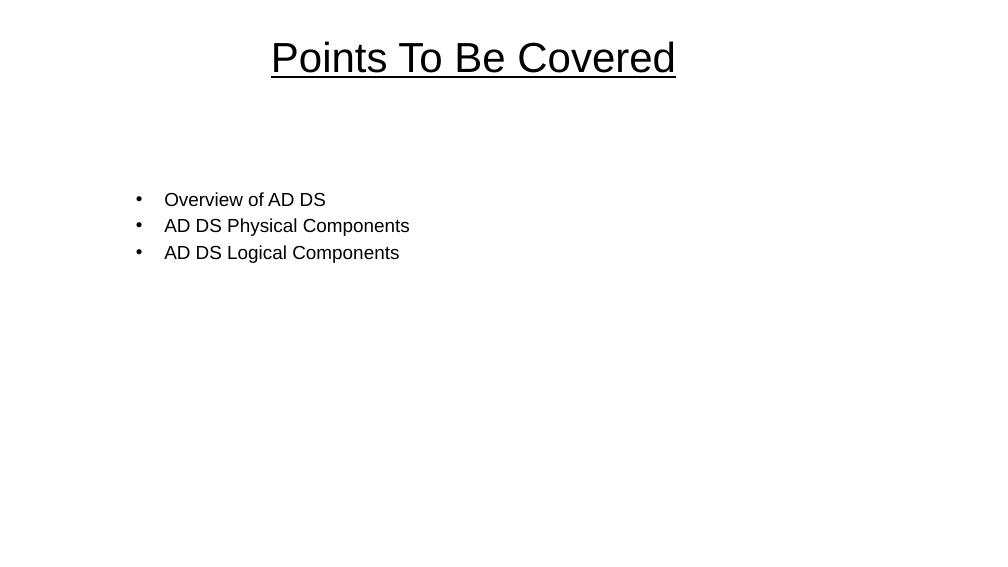
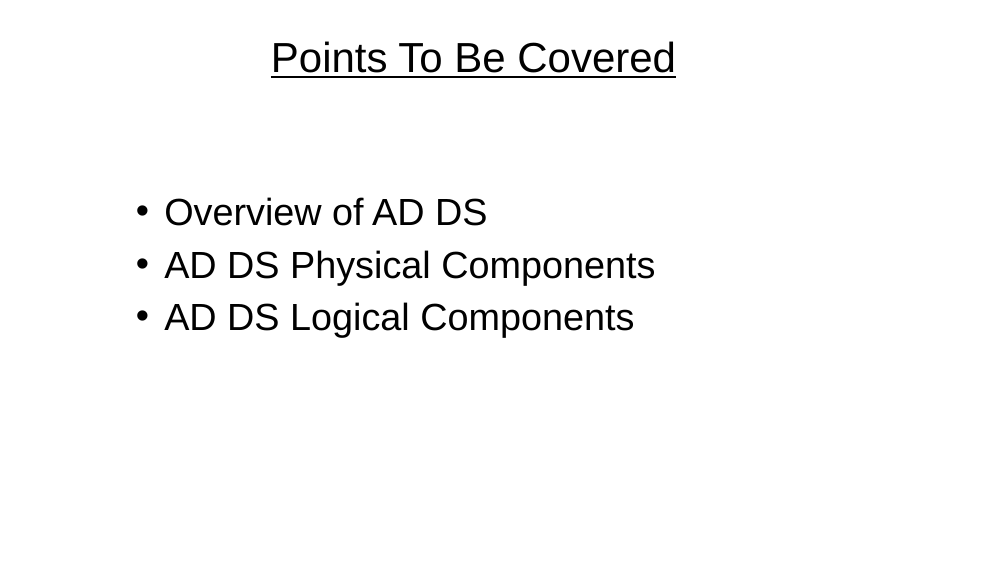
Before and after one commit to dhaval9911/dotfiles, a slide deck: slide 2 of programs/avinash.pptx. Drawn at 1008x567 pixels with LibreOffice and Linux fonts; fonts in the diff are those of the drawing; background and template pictures are left out. Boxes give left, top, right and bottom in pixels: in the first picture for what was removed or moved away, otherwise in the second. Text is boxed around its words. In the diff, an @@ line names an element or a change of style, - is before the commit and + after.

```diff
--- a/programs/avinash.pptx
+++ b/programs/avinash.pptx
@@ text "Overview of AD DS" at (x1=164, y1=197, x2=655, y2=338): size 18 to 36 pt; more space between paragraphs @@
```
Also in this commit, not shown: 1 other file.
